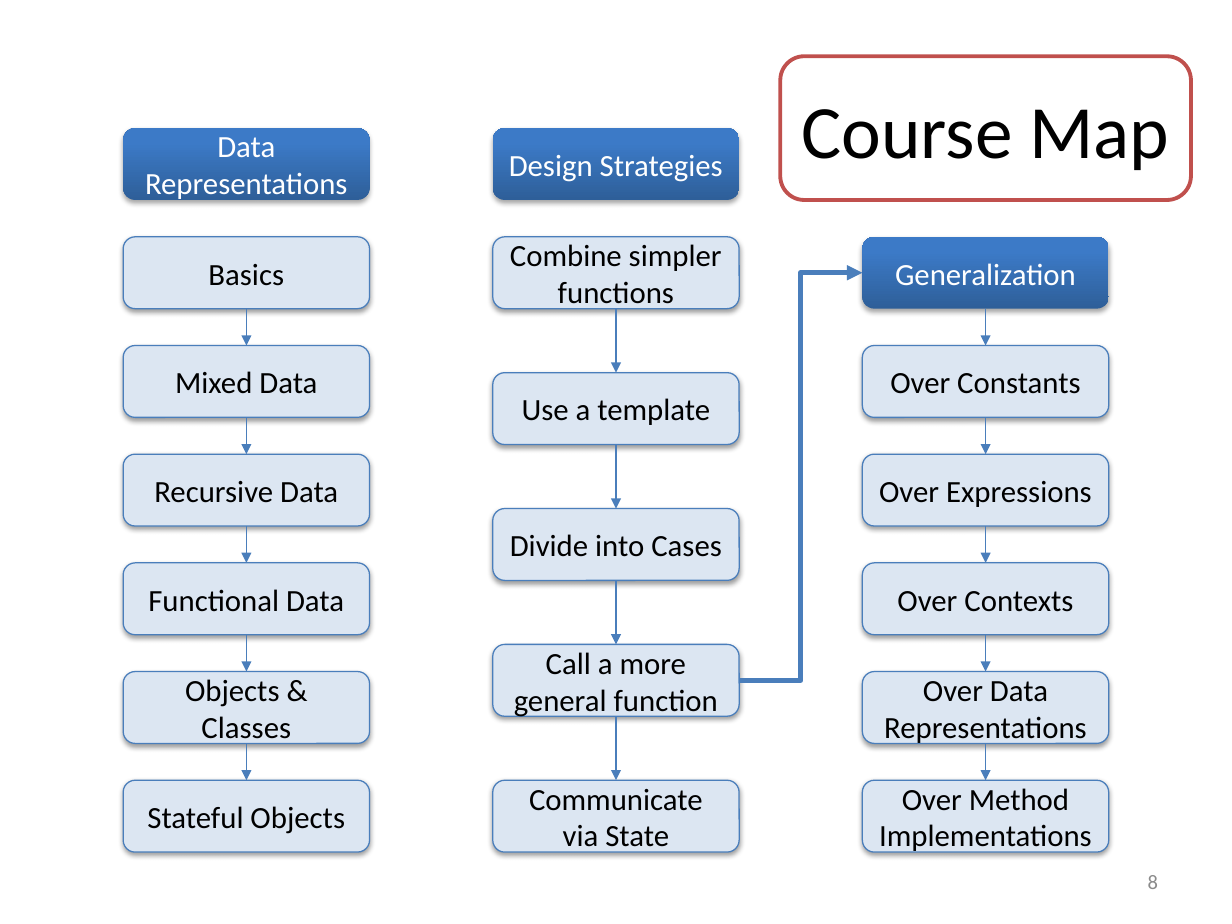
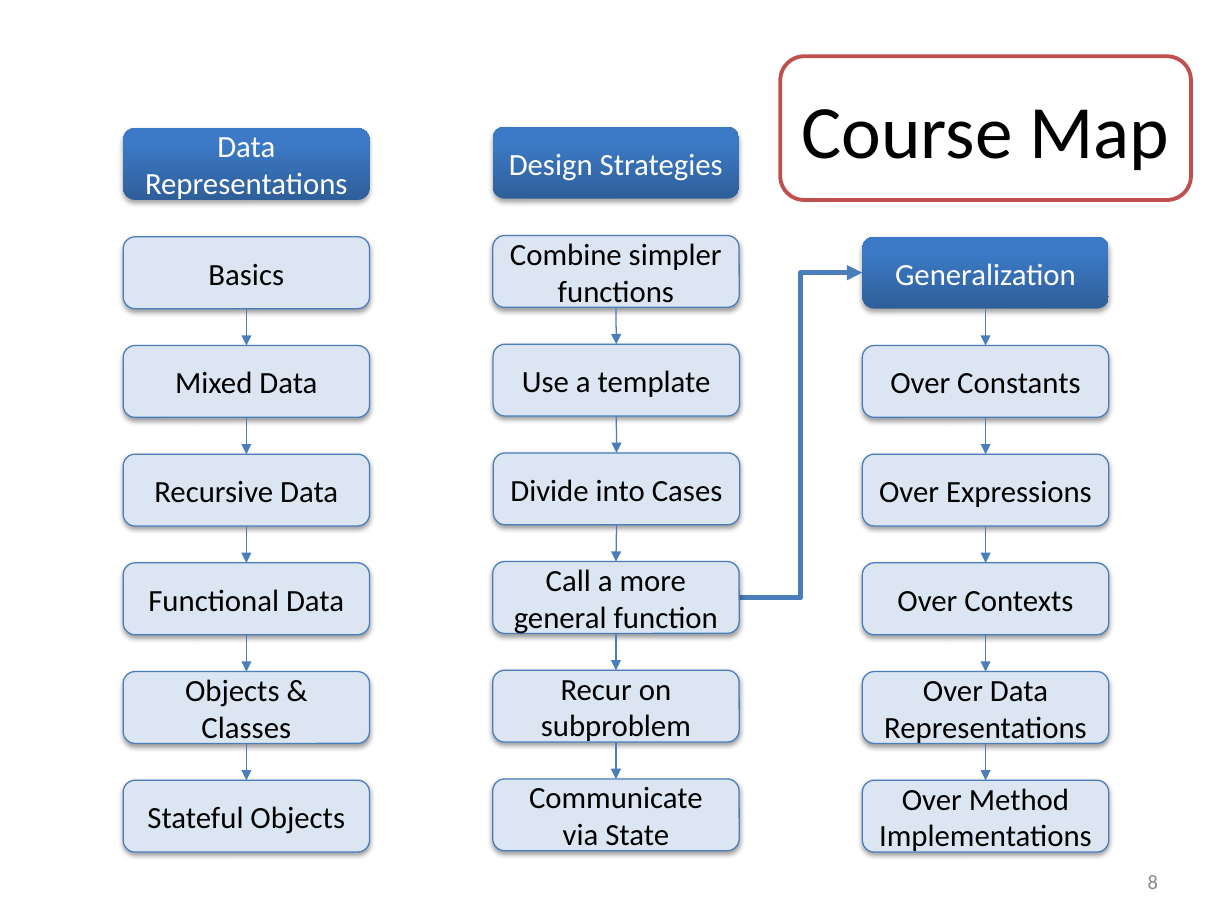
Before and after one commit to mwand/cs5010f16, a slide deck: slide 8 of Slides/Common Slides for CS 5010.pptx. Drawn at 1232x924 pixels with LibreOffice and Linux fonts; fonts in the diff are those of the drawing. Boxes give left, top, right and bottom in pixels: in the first picture for what was removed or moved away, otherwise in the second. Text is boxed around its words. In the diff, an @@ line names an element or a change of style, - is before the commit and + after.

```diff
--- a/Slides/Common Slides for CS 5010.pptx
+++ b/Slides/Common Slides for CS 5010.pptx
@@ elbow arrow moved from (739, 680) - (862, 272) to (739, 598) - (862, 272) @@
@@ arrow moved from (616, 309) - (616, 373) to (616, 308) - (616, 344) @@
@@ rounded rectangle "Use a template": place and size @@
-rounded rectangle "Use a template" at <box>493,373,739,445</box>
+rounded rectangle "Use a template" at <box>493,344,739,415</box>
@@ arrow moved from (616, 445) - (616, 509) to (616, 416) - (616, 453) @@
@@ rounded rectangle "Divide into Cases": place and size @@
-rounded rectangle "Divide into Cases" at <box>493,509,739,580</box>
+rounded rectangle "Divide into Cases" at <box>493,453,739,525</box>
@@ arrow moved from (616, 580) - (616, 644) to (616, 525) - (616, 562) @@
@@ rounded rectangle "Call a more general function": place and size @@
-rounded rectangle "Call a more general function" at <box>493,644,739,716</box>
+rounded rectangle "Call a more general function" at <box>493,562,739,633</box>
@@ arrow moved from (616, 716) - (616, 780) to (616, 633) - (616, 670) @@
@@ rounded rectangle added at <box>493,670,739,742</box>, fill #DCE6F2, outline #4B7EBC 0.75 pt, 18 pt, text #000000 @@
+Recur on subproblem
@@ arrow added from (616, 742) to (616, 779), #4B7EBC 0.75 pt @@
```
Also in this commit, not shown: 3 other files.
